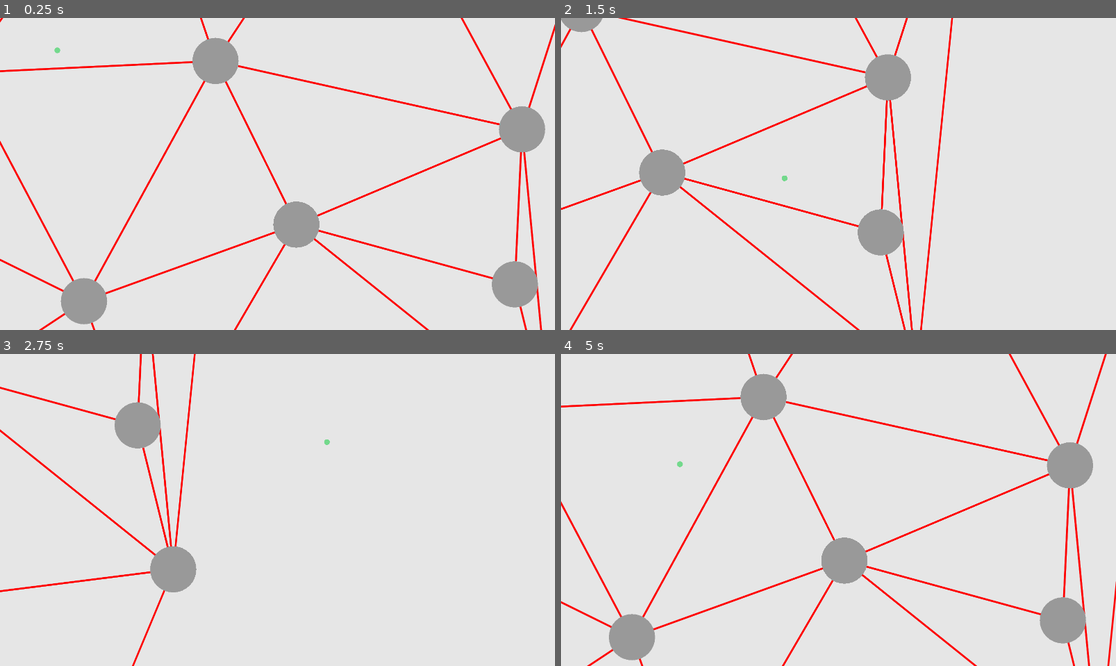
Above: before the commit, frames 1-4 (two rows, left to right).
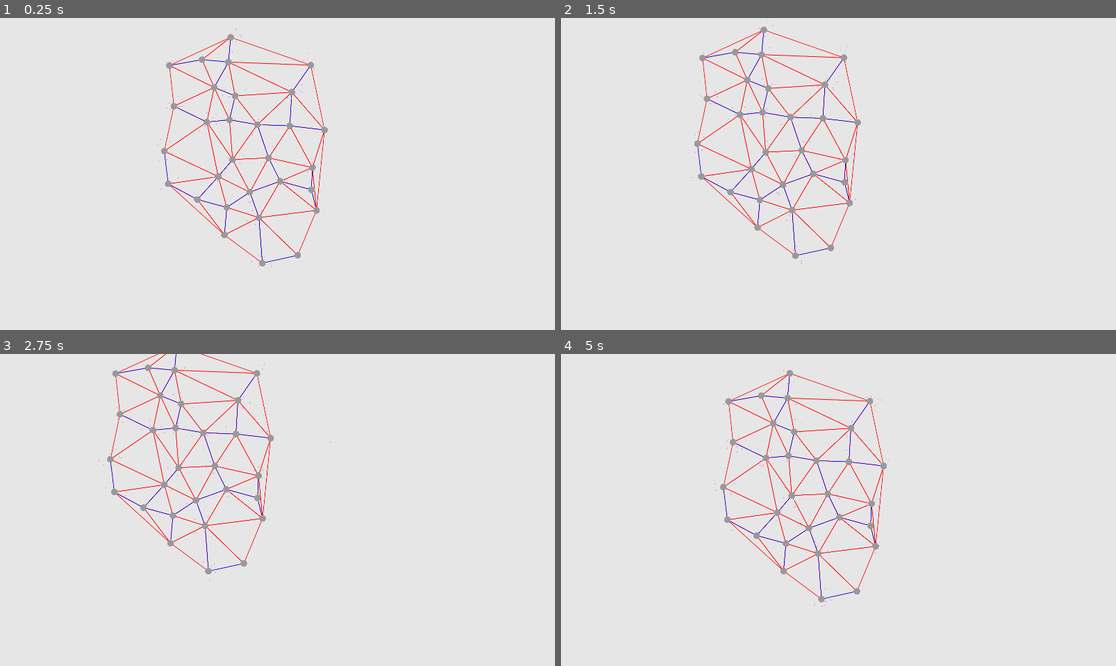
Above: after the commit, the same moments.

Repository: JRileyH/blips
Game: Godot game, scene res://Game.tscn
Same seed, same stepped clock (60 frames per second), same inputs: the game is played once before the commit and once after it.
Inputs (mouse positions are in pixels of both pictures, inside the frame that each line leads up to):
- Up to frame 1 (0.25 s): no input
- Up to frame 2 (1.5 s): tap Enter at 0.5 s; move the mouse to (960, 158) at 0.52 s; hold D (move_right) 0.53-1.28 s; move the mouse to (727, 189) at 1.27 s; hold S (move_down) from 1.28 s (still down)
- Up to frame 3 (2.75 s): move the mouse to (333, 441) at 2.02 s; release S (move_down) at 2.03 s; hold D (move_right) from 2.03 s (still down)
- Up to frame 4 (5 s): move the mouse to (810, 572) at 2.77 s; release D (move_right) at 2.78 s; hold W (move_up) 2.78-3.53 s; move the mouse to (1005, 556) at 3.52 s; hold A (move_left) from 3.53 s (still down); move the mouse to (672, 463) at 4.27 s

The runs differ from the first frame. In frame 1, 10% of the frame differs, in the area x 0-100%, y 0-100%; in frame 2, 7.9%; in frame 3, 5.3%; in frame 4, 10%.

Commit message:
added minimal spanning tree

Diff:
--- a/Blip.gd
+++ b/Blip.gd
@@ -39,9 +39,10 @@
 	target = null
 	orbit = trg
 	var parent = get_parent()
-	if parent:
-		parent.remove_child(self)
-	orbit.add_child(self)
+	if parent != orbit:
+		if parent:
+			parent.remove_child(self)
+		orbit.add_child(self)
 	var angle = global_position.angle_to_point(orbit.global_position)
 	var distance = global_position.distance_to(orbit.global_position)
 	global_position = orbit.global_position
@@ -64,9 +65,7 @@
 	orbit = null
 
 func _ready():
-	var trg = get_parent()
-	linear_velocity = global_position.distance_to(trg.global_position)
-	attach(trg)
+	pass
 
 func _process(delta):
 	if orbit:
--- a/Inspector.gd
+++ b/Inspector.gd
@@ -18,7 +18,7 @@
 	return r
 
 func _ready():
-	pass
+	$Camera2D.zoom = Vector2.ONE * 7.0
 
 func _process(delta):
 	position += get_move_input() * delta * 900
--- a/Map.gd
+++ b/Map.gd
@@ -3,7 +3,7 @@
 const BLIP_VELOCITY: float = 100.0
 const MAP_SIZE: int = 3000
 const BLOID_DENSITY: float = 0.01
-const MAX_BLIPS: int = 0
+const MAX_BLIPS: int = 10
 
 var Bloid = preload("res://Bloid.tscn")
 var Blip = preload("res://Blip.tscn")
@@ -42,20 +42,20 @@
 
 func create_blip(parent: Bloid, relative_pos: Vector2) -> Blip:
 	var new_blip = Blip.instance()
-	# parent.add_child(new_blip)
+	parent.add_child(new_blip)
+	blips.append(new_blip)
 	new_blip.global_position = parent.global_position + relative_pos
 	new_blip.linear_velocity = BLIP_VELOCITY
-	blips.append(new_blip)
 	new_blip.attach(parent)
 	return new_blip
 
-func create_bloid(global_pos: Vector2, blips: PoolVector2Array = []) -> Bloid:
+func create_bloid(global_pos: Vector2, blip_coords: PoolVector2Array = []) -> Bloid:
 	var new_bloid = Bloid.instance()
+	add_child(new_bloid)
+	bloids.append(new_bloid)
 	new_bloid.global_position = global_pos
-	bloids.append(new_bloid)
-	for blip_pos in blips:
+	for blip_pos in blip_coords:
 		create_blip(new_bloid, blip_pos)
-	add_child(new_bloid)
 	return new_bloid
 
 func create_random_bloid(max_radius: float = MAP_SIZE, origin: Vector2 = Vector2.ZERO) -> Bloid:
@@ -68,13 +68,17 @@
 	return create_bloid(random_position, blip_data)
 
 var triangles: Array
+var lines: Array
 func _ready():
-	var bloid_points: PoolVector2Array
+	var bloid_points: PoolVector2Array = []
 	for i in round(MAP_SIZE * BLOID_DENSITY):
 		bloid_points.append(create_random_bloid().global_position)
-	var super_triangle: BowyerWatson.Triangle = BowyerWatson.min_inscribed_triangle(MAP_SIZE, Vector2.ZERO)
+	var super_triangle: Geom.Triangle = BowyerWatson.min_inscribed_triangle(MAP_SIZE, Vector2.ZERO)
 	triangles = BowyerWatson.triangulate(super_triangle, bloid_points)
+	lines = MinimalSpanningTree.find(bloid_points)
 
 func _draw():
 	for t in triangles:
 		t.draw(self)
+	for l in lines:
+		l.draw(self)
--- a/Utility/BowyerWatson.gd
+++ b/Utility/BowyerWatson.gd
@@ -3,82 +3,15 @@
 
 const SQRT3: float = 1.73205080757
 
-class Line:
-	var _p1: Vector2
-	var _p2: Vector2
-	func _init(p1: Vector2, p2: Vector2):
-		assert(p1 != p2, "Invalid Line: Equal Points")
-		_p1 = p1
-		_p2 = p2
-
-	func equals(line: Line) -> bool:
-		return (_p1 == line._p1 and _p2 == line._p2) or (_p1 == line._p2 and _p2 == line._p1)
-
-	func draw(node: CanvasItem, color: Color = Color(0, 0, 1)) -> void:
-		node.draw_line(_p1, _p2, color, 4, true)
-
-	func _to_string():
-		return "(%s, %s), (%s, %s)" % [_p1.x, _p1.y, _p2.x, _p2.y]
-
-class Triangle:
-	var _ccw: bool
-	var _p1: Vector2
-	var _p2: Vector2
-	var _p3: Vector2
-	var _e1: Line
-	var _e2: Line
-	var _e3: Line
-
-	func _init(p1: Vector2, p2: Vector2, p3: Vector2):
-		assert(p1 != p2 and p2 != p3 and p3 != p1, "Invalid Triangle: Equal Points")
-		assert( (p3.y - p2.y) * (p2.x - p1.x) != (p2.y - p1.y) * (p3.x - p2.x), "Invalid Traingle: Collinear Points" )
-		_ccw = (p2.x - p1.x)*(p3.y - p1.y)-(p3.x - p1.x)*(p2.y - p1.y) > 0
-		_p1 = p1
-		_p2 = p2
-		_p3 = p3
-		_e1 = Line.new(p1, p2)
-		_e2 = Line.new(p2, p3)
-		_e3 = Line.new(p3, p1)
-
-	func circumscribes(point: Vector2) -> bool:
-		var px1 = _p1.x - point.x;
-		var py1 = _p1.y - point.y;
-		var px2 = _p2.x - point.x;
-		var py2 = _p2.y - point.y;
-		var px3 = _p3.x - point.x;
-		var py3 = _p3.y - point.y;
-		var check = (px1*px1 + py1*py1) * (px2*py3 - px3*py2) - (px2*px2 + py2*py2) * (px1*py3 - px3*py1) + (px3*px3 + py3*py3) * (px1*py2 - px2*py1) > 0;
-		return check if _ccw else not check
-
-	func points() -> Array:
-		return [_p1, _p2, _p3]
-
-	func edges() -> Array:
-		return [_e1, _e2, _e3]
-
-	func has_edge(edge: Line) -> bool:
-		return edge.equals(_e1) or edge.equals(_e2) or edge.equals(_e3)
-
-	func has_vertex(point: Vector2) -> bool:
-		return point == _p1 or point == _p2 or point == _p3
-
-	func draw(node: CanvasItem, color: Color = Color(1, 0, 0)) -> void:
-		node.draw_line(_p1, _p2, color, 5, true)
-		node.draw_line(_p2, _p3, color, 5, true)
-		node.draw_line(_p3, _p1, color, 5, true)
-
-	func _to_string():
-		return "(%s, %s), (%s, %s), (%s, %s)" % [_p1.x, _p1.y, _p2.x, _p2.y, _p3.x, _p3.y]
-
-static func min_inscribed_triangle(radius: float, origin: Vector2 = Vector2.ZERO) -> Triangle:
+static func min_inscribed_triangle(radius: float, origin: Vector2 = Vector2.ZERO) -> Geom.Triangle:
 	var edge = (6*radius)/SQRT3
 	var a = Vector2(origin.x, origin.y + (edge*SQRT3)/3)
 	var b = Vector2(origin.x - (edge/2), origin.y - radius)
 	var c = Vector2(origin.x + (edge/2), origin.y - radius)
 
-	return Triangle.new(a, b, c)
+	return Geom.Triangle.new(a, b, c)
 
-static func triangulate(super: Triangle, points: PoolVector2Array) -> Array:
+static func triangulate(super: Geom.Triangle, points: PoolVector2Array) -> Array:
 	var triangles: Array = [super]
 	for point in points:
 		var bad_triangles: Array = []
@@ -99,7 +32,7 @@
 					polygon.append(edge)
 			triangles.erase(triangle)
 		for edge in polygon:
-			triangles.append(Triangle.new(edge._p1, edge._p2, point))
+			triangles.append(Geom.Triangle.new(edge._p1, edge._p2, point))
 	var doomed_triangles: Array = []
 	for triangle in triangles:
 		for point in triangle.points():
@@ -109,6 +42,3 @@
 	for triangle in doomed_triangles:
 		triangles.erase(triangle)
 	return triangles
-
-func _ready():
-	pass
--- /dev/null
+++ b/Utility/Geom.gd
@@ -0,0 +1,72 @@
+extends Resource
+class_name Geom
+
+class Line:
+	var _p1: Vector2
+	var _p2: Vector2
+	func _init(p1: Vector2, p2: Vector2):
+		assert(p1 != p2, "Invalid Line: Equal Points")
+		_p1 = p1
+		_p2 = p2
+
+	func length() -> float:
+		return _p1.distance_to(_p2)
+
+	func equals(line: Line) -> bool:
+		return (_p1 == line._p1 and _p2 == line._p2) or (_p1 == line._p2 and _p2 == line._p1)
+
+	func draw(node: CanvasItem, color: Color = Color(0, 0, 1)) -> void:
+		node.draw_line(_p1, _p2, color, 4, true)
+
+	func _to_string():
+		return "(%s, %s), (%s, %s)" % [_p1.x, _p1.y, _p2.x, _p2.y]
+
+class Triangle:
+	var _ccw: bool
+	var _p1: Vector2
+	var _p2: Vector2
+	var _p3: Vector2
+	var _e1: Line
+	var _e2: Line
+	var _e3: Line
+
+	func _init(p1: Vector2, p2: Vector2, p3: Vector2):
+		assert(p1 != p2 and p2 != p3 and p3 != p1, "Invalid Triangle: Equal Points")
+		assert( (p3.y - p2.y) * (p2.x - p1.x) != (p2.y - p1.y) * (p3.x - p2.x), "Invalid Traingle: Collinear Points" )
+		_ccw = (p2.x - p1.x)*(p3.y - p1.y)-(p3.x - p1.x)*(p2.y - p1.y) > 0
+		_p1 = p1
+		_p2 = p2
+		_p3 = p3
+		_e1 = Line.new(p1, p2)
+		_e2 = Line.new(p2, p3)
+		_e3 = Line.new(p3, p1)
+
+	func circumscribes(point: Vector2) -> bool:
+		var px1 = _p1.x - point.x;
+		var py1 = _p1.y - point.y;
+		var px2 = _p2.x - point.x;
+		var py2 = _p2.y - point.y;
+		var px3 = _p3.x - point.x;
+		var py3 = _p3.y - point.y;
+		var check = (px1*px1 + py1*py1) * (px2*py3 - px3*py2) - (px2*px2 + py2*py2) * (px1*py3 - px3*py1) + (px3*px3 + py3*py3) * (px1*py2 - px2*py1) > 0;
+		return check if _ccw else not check
+
+	func points() -> Array:
+		return [_p1, _p2, _p3]
+
+	func edges() -> Array:
+		return [_e1, _e2, _e3]
+
+	func has_edge(edge: Line) -> bool:
+		return edge.equals(_e1) or edge.equals(_e2) or edge.equals(_e3)
+
+	func has_vertex(point: Vector2) -> bool:
+		return point == _p1 or point == _p2 or point == _p3
+
+	func draw(node: CanvasItem, color: Color = Color(1, 0, 0)) -> void:
+		node.draw_line(_p1, _p2, color, 5, true)
+		node.draw_line(_p2, _p3, color, 5, true)
+		node.draw_line(_p3, _p1, color, 5, true)
+
+	func _to_string():
+		return "(%s, %s), (%s, %s), (%s, %s)" % [_p1.x, _p1.y, _p2.x, _p2.y, _p3.x, _p3.y]
--- /dev/null
+++ b/Utility/MinimalSpanningTree.gd
@@ -0,0 +1,32 @@
+extends Resource
+class_name MinimalSpanningTree
+
+static func find(points: PoolVector2Array) -> Array:
+
+	var cost: Dictionary = {}
+	var edge: Dictionary = {}
+	for point in points:
+		cost[point] = INF
+		edge[point] = null
+
+	var lines: Array = []
+	var unreached: Array = points
+
+	while (unreached.size() != 0):
+		var v = unreached[0]
+		for p in unreached:
+			if cost[p] < cost[v]:
+				v = p
+		unreached.erase(v)
+		if edge[v] != null:
+			lines.append(edge[v])
+		for w in points:
+			if w == v:
+				continue
+			var line = Geom.Line.new(v, w)
+			var length = line.length()
+			if w in unreached and length < cost[w]:
+				cost[w] = length
+				edge[w] = line
+
+	return lines
--- a/project.godot
+++ b/project.godot
@@ -23,11 +23,23 @@
 "class": "BowyerWatson",
 "language": "GDScript",
 "path": "res://Utility/BowyerWatson.gd"
+}, {
+"base": "Resource",
+"class": "Geom",
+"language": "GDScript",
+"path": "res://Utility/Geom.gd"
+}, {
+"base": "Resource",
+"class": "MinimalSpanningTree",
+"language": "GDScript",
+"path": "res://Utility/MinimalSpanningTree.gd"
 } ]
 _global_script_class_icons={
 "Blip": "",
 "Bloid": "",
-"BowyerWatson": ""
+"BowyerWatson": "",
+"Geom": "",
+"MinimalSpanningTree": ""
 }
 
 [application]
@@ -36,6 +48,10 @@
 run/main_scene="res://Game.tscn"
 boot_splash/bg_color=Color( 0.901961, 0.901961, 0.901961, 1 )
 config/icon="res://icon.png"
+
+[debug]
+
+gdscript/warnings/return_value_discarded=false
 
 [display]
 
